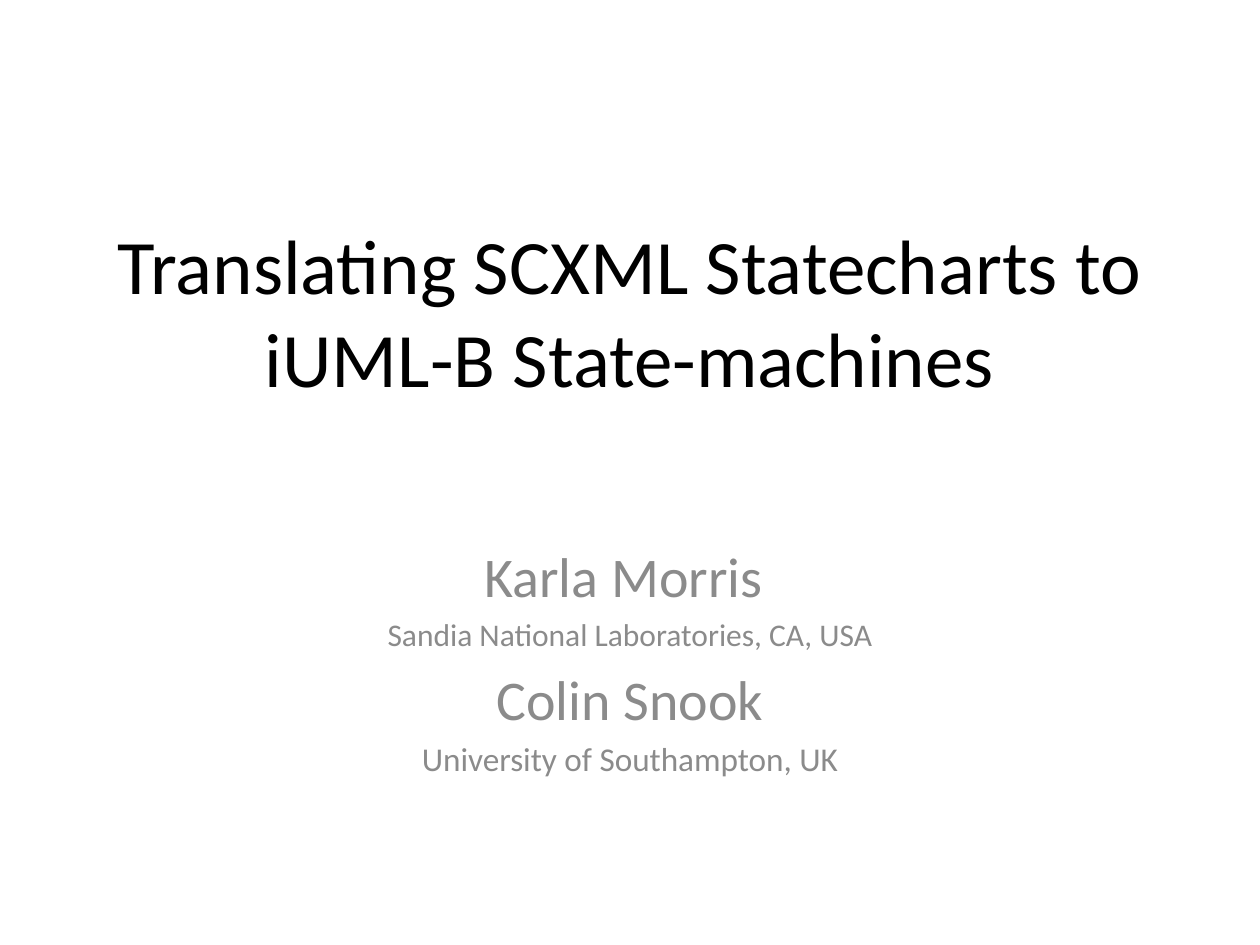
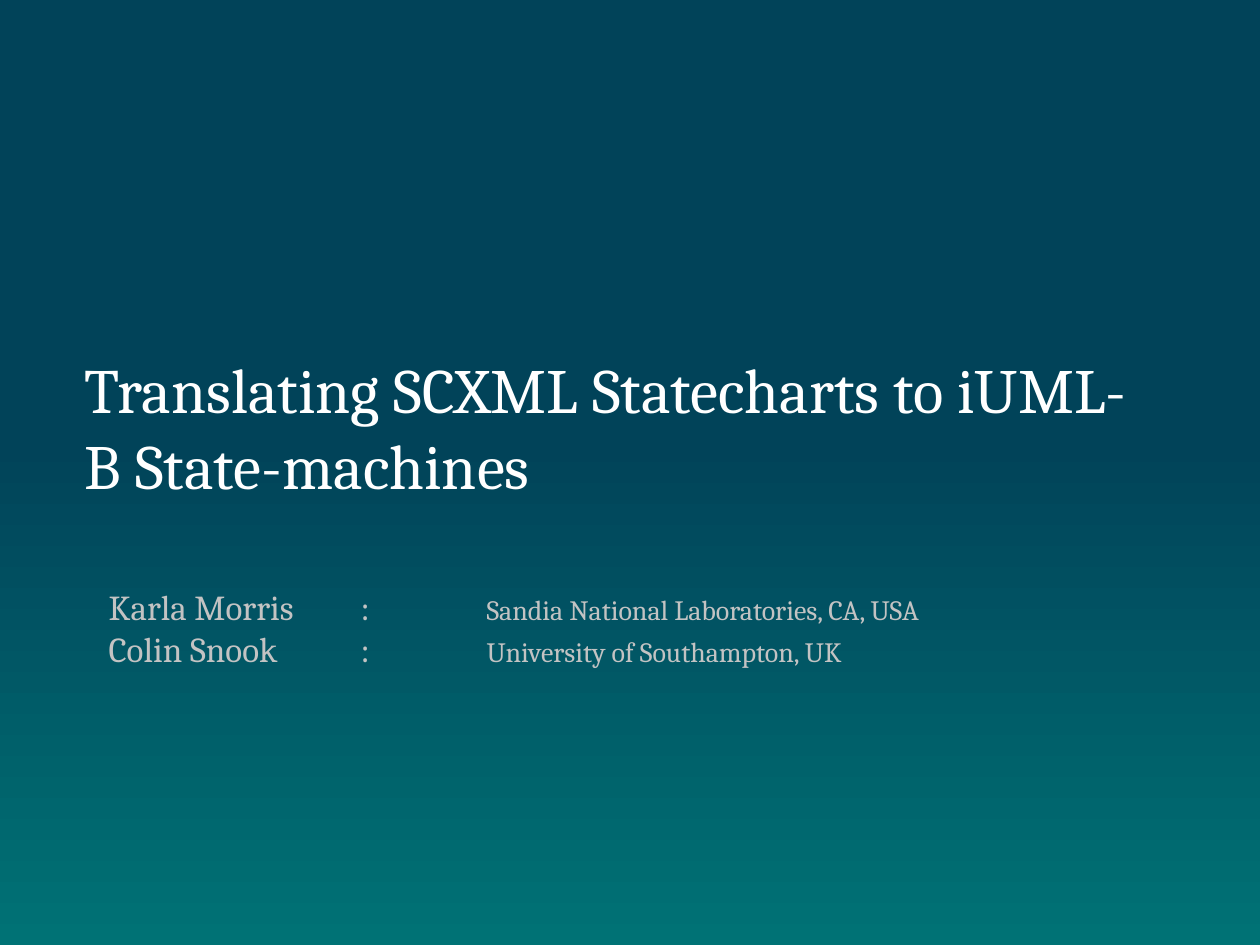
Before and after one commit to kmorris3/rodin_scxml_plugin, a slide deck: slide 1 of manuscripts/RW2016/RodingWS16_SCXML.pptx. Drawn at 1260x945 pixels with LibreOffice and Linux fonts; fonts in the diff are those of the drawing; background and template pictures are left out. Boxes give left, top, right and bottom in pixels: in the first picture for what was removed or moved away, otherwise in the second. Text is boxed around its words. In the diff, an @@ line names an element or a change of style, - is before the commit and + after.

```diff
--- a/manuscripts/RW2016/RodingWS16_SCXML.pptx
+++ b/manuscripts/RW2016/RodingWS16_SCXML.pptx
@@ rectangle added at [0,0,1260,451], fill #014359 @@
@@ title "Translating SCXML Statecharts to iUML-B ...": place and size @@
-title "Translating SCXML Statecharts to iUML-B ..." at [118,240,1141,388]
+title "Translating SCXML Statecharts to iUML-B ..." at [85,369,1126,490]
@@ title "Translating SCXML Statecharts to iUML-B ..." at [85,369,1126,490]: size 44 to 36 pt, font Calibri to Cambria, text colour #000000 to #FFFFFF; alignment centre to left; vertical alignment middle to top @@
@@ rectangle added at [0,441,1260,945], fill gradient #014359 to #007275 @@
@@ subtitle at [109,595,919,668]: text changed; size 18 to 16 pt; font Calibri to Cambria; text colour #8C8C8C to #C3C3C3 @@
-Karla Morris
-Sandia National Laboratories, CA, USA
-Colin Snook
-University of Southampton, UK
+Karla Morris : Sandia National Laboratories, CA, USA
+Colin Snook : University of Southampton, UK
```
Also in this commit, not shown: 9 other slides changed, 10 slides added, 4 slides removed.
